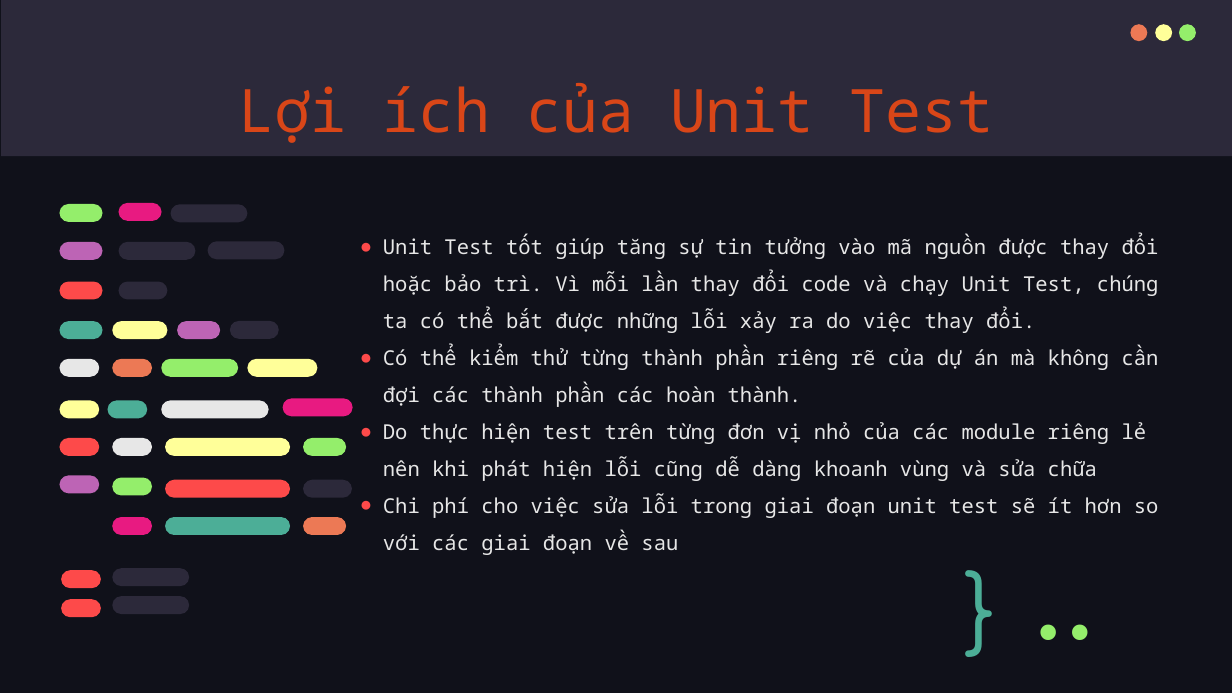
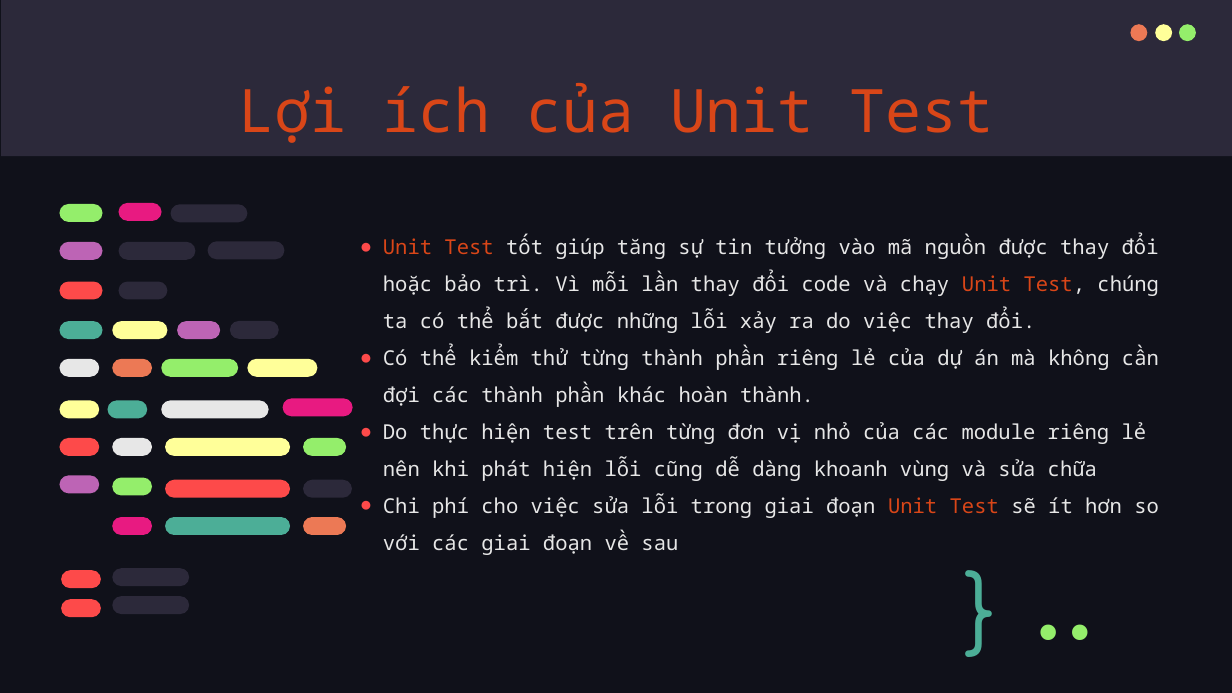
Before and after one commit to qNam145/CNPM, a slide deck: slide 22 of CNPM.pptx (slide 23 before the commit). Drawn at 1232x693 pixels with LibreOffice and Linux fonts; fonts in the diff are those of the drawing. Boxes give left, top, right and bottom in pixels: in the first picture for what was removed or moved away, otherwise in the second. Text is boxed around its words. In the diff, an @@ line names an element or a change of style, - is before the commit and + after.

```diff
--- a/CNPM.pptx
+++ b/CNPM.pptx
@@ subtitle at [383, 234, 1159, 333]: text colour #E7E7E7 to #D94618 in "Unit Test Unit Test," @@
@@ subtitle at [383, 345, 1159, 407]: text changed @@
-● Có thể kiểm thử từng thành phần riêng rẽ của dự án mà không cần đợi các thành phần các hoàn thành.
+● Có thể kiểm thử từng thành phần riêng lẻ của dự án mà không cần đợi các thành phần khác hoàn thành.
@@ subtitle at [383, 493, 1159, 555]: text changed @@
-● Chi phí cho việc sửa lỗi trong giai đoạn unit test sẽ ít hơn so với các giai đoạn về sau
+● Chi phí cho việc sửa lỗi trong giai đoạn Unit Test sẽ ít hơn so với các giai đoạn về sau
```
Also in this commit, not shown: 10 other slides changed, 1 slide removed.
